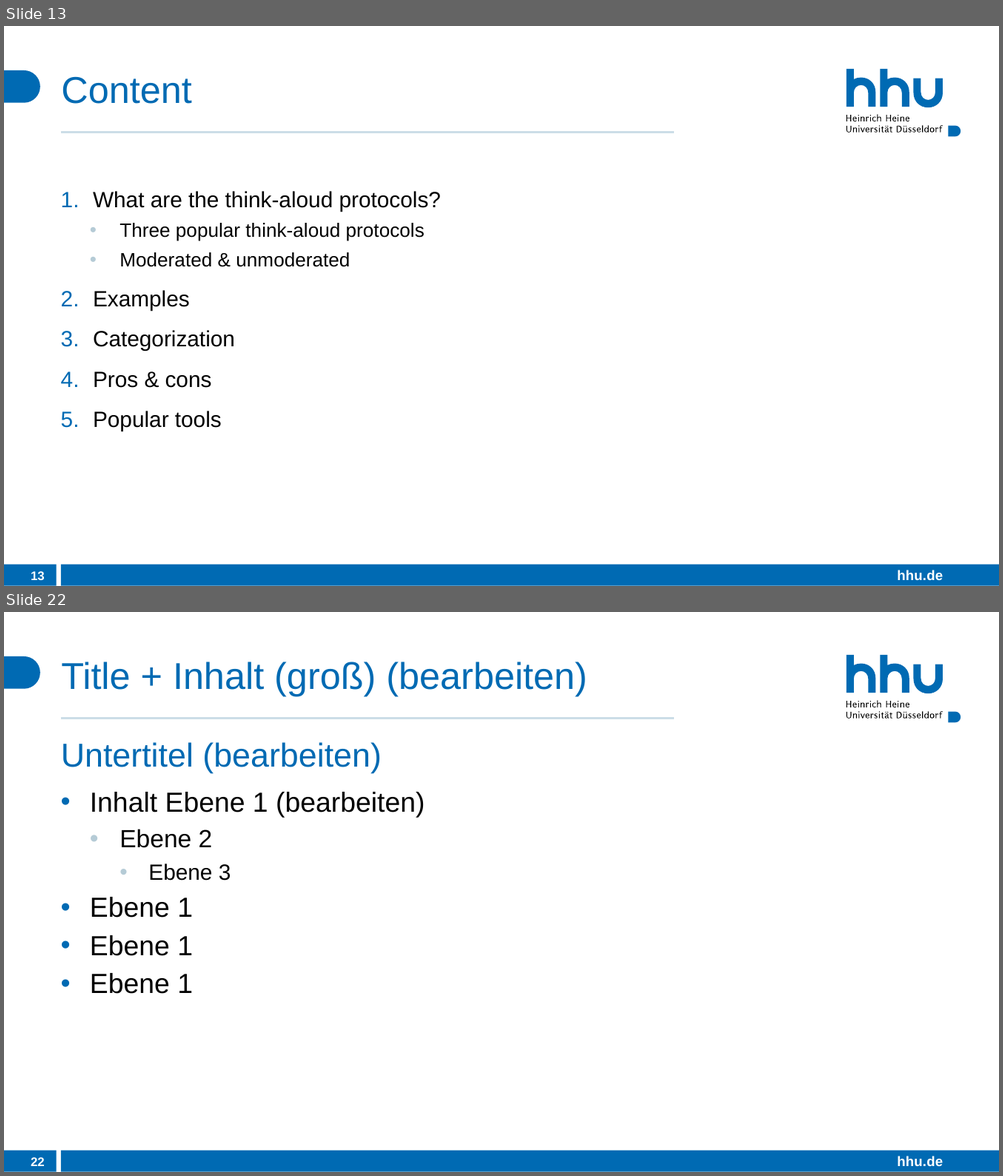
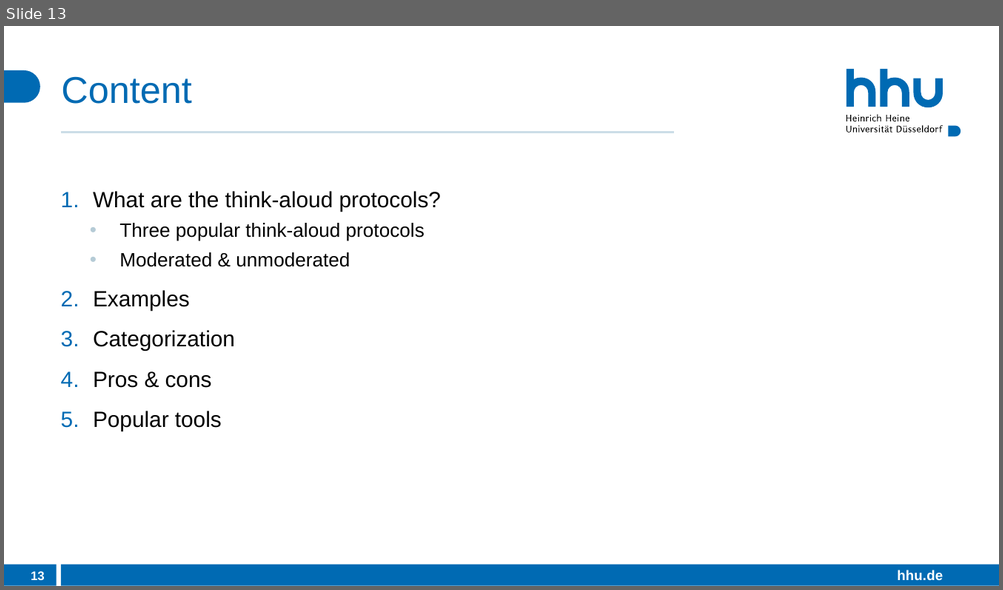
Before and after one commit to DerHyper/User-Experience-UX-Design-and-Management, a slide deck: Praesentation.pptx. Shown one above the other, each under a label of ours: slides 13 and 22 before the commit, slide 13 after it; the slides between them are not shown. The pictures are 1003x1176 and 1003x590 pixels, drawn with LibreOffice and Linux fonts; fonts in the diff are those of the drawing. Boxes give left, top, right and bottom in pixels: in the first picture for what was removed or moved away, otherwise in the second. Text is boxed around its words. In the diff, an @@ line names an element or a change of style, - is before the commit and + after.

```diff
--- a/Praesentation.pptx
+++ b/Praesentation.pptx
@@ slide 22 removed at bbox=[4, 612, 999, 1172], background #FFFFFF; not listed: 26 template elements that a slide beside it also shows @@
@@ title removed at bbox=[61, 662, 587, 696] @@
-Title + Inhalt (groß) (bearbeiten)
@@ text removed at bbox=[61, 742, 381, 773] @@
-Untertitel (bearbeiten)
@@ text removed at bbox=[90, 792, 424, 994] @@
-• Inhalt Ebene 1 (bearbeiten)
-  • Ebene 2
-    • Ebene 3
-• Ebene 1
-• Ebene 1
-• Ebene 1
@@ page number removed at bbox=[31, 1157, 45, 1166] @@
-22
```
Also in this commit, not shown: 2 slides changed, 3 slides added, 24 other slides removed.
